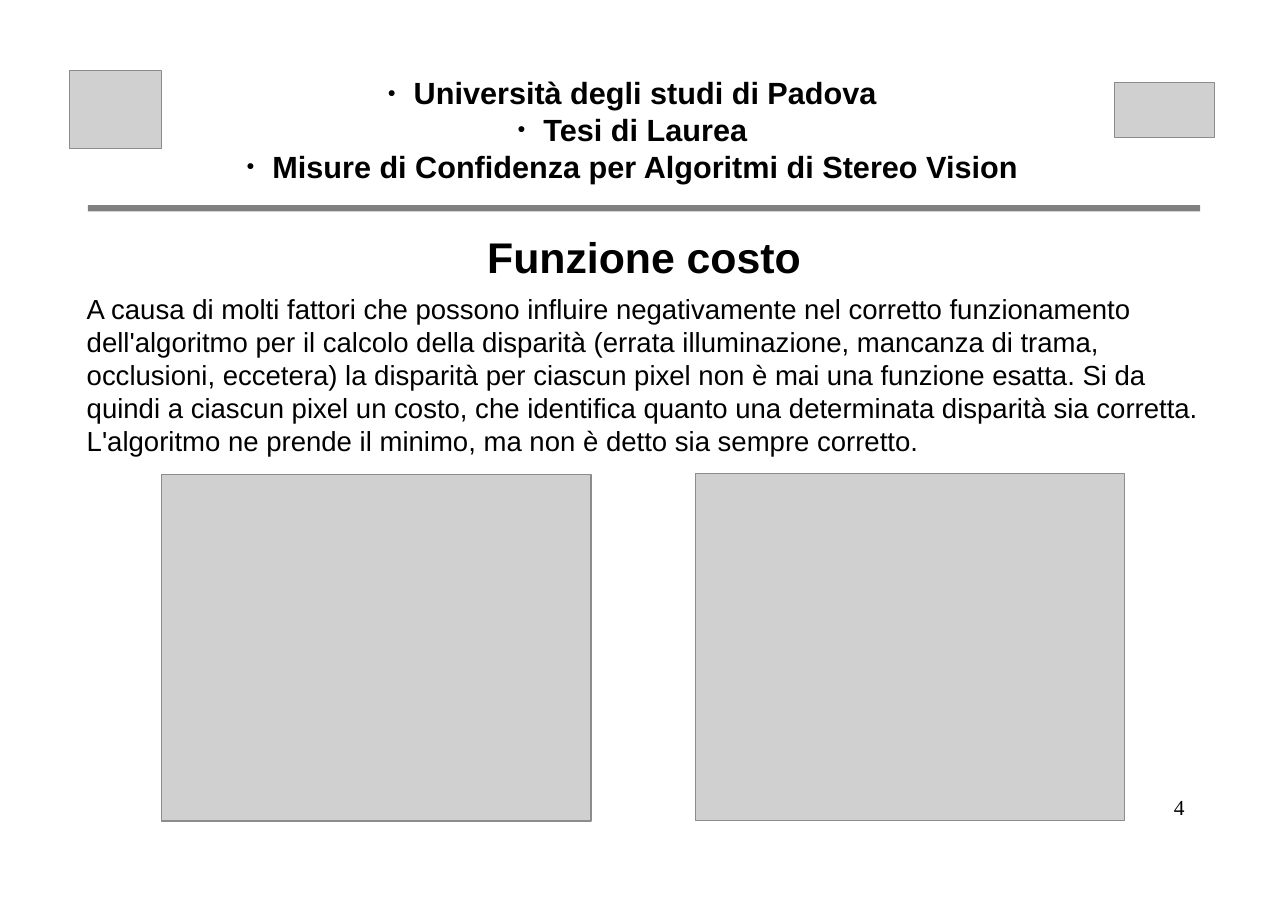
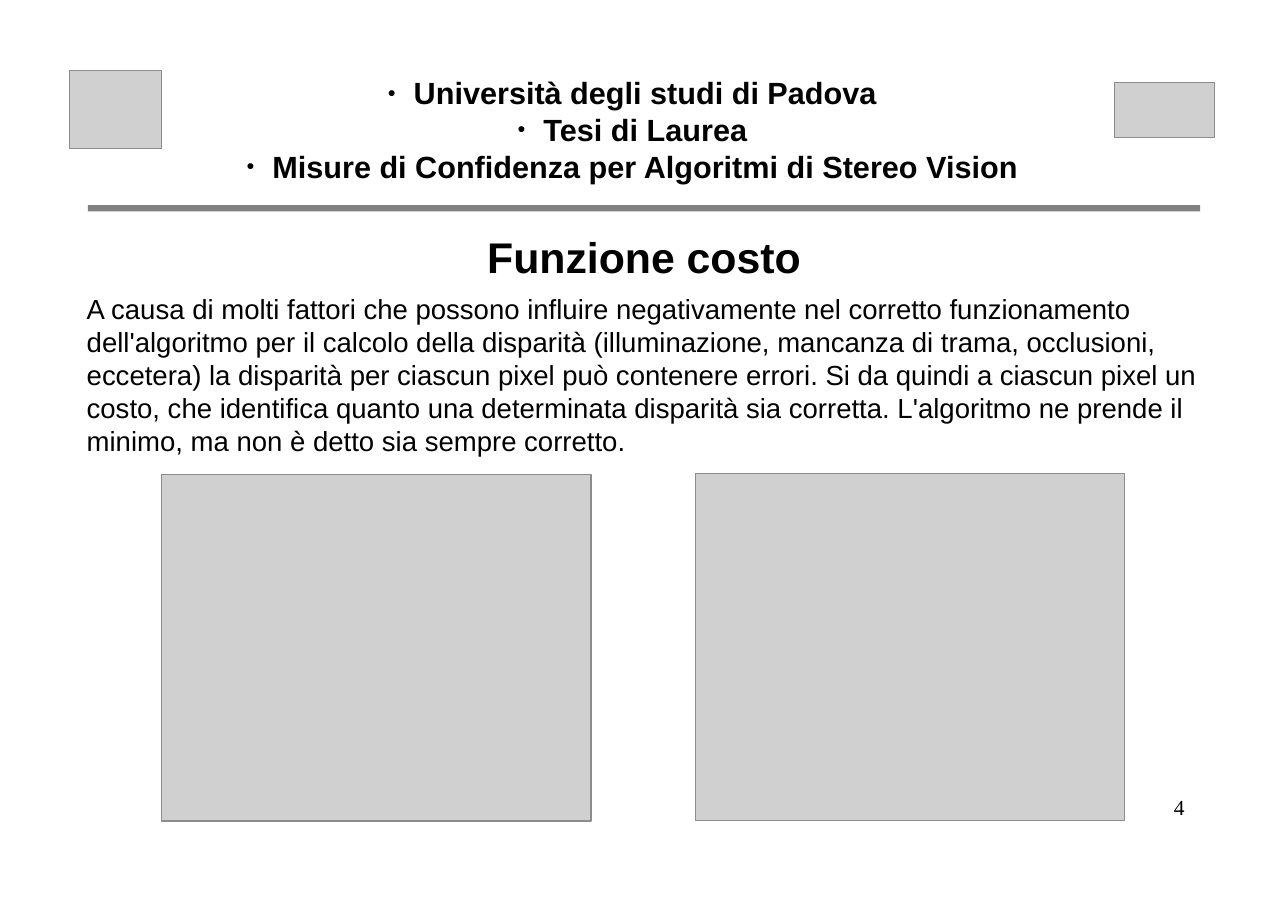
Before and after one commit to nicoladallago/Thesis, a slide deck: slide 4 of altro/presentazione.odp. Drawn at 1288x911 pixels with LibreOffice and Linux fonts; fonts in the diff are those of the drawing; grey boxes stand for pictures. Boxes give left, top, right and bottom in pixels: in the first picture for what was removed or moved away, otherwise in the second. Text is boxed around its words. In the diff, an @@ line names an element or a change of style, - is before the commit and + after.

```diff
--- a/altro/presentazione.odp
+++ b/altro/presentazione.odp
@@ text at bbox=[87, 299, 1196, 457]: text changed @@
-A causa di molti fattori che possono influire negativamente nel corretto funzionamento dell'algoritmo per il calcolo della disparità (errata illuminazione, mancanza di trama, occlusioni, eccetera) la disparità per ciascun pixel non è mai una funzione esatta. Si da quindi a ciascun pixel un costo, che identifica quanto una determinata disparità sia corretta. L'algoritmo ne prende il minimo, ma non è detto sia sempre corretto.
+A causa di molti fattori che possono influire negativamente nel corretto funzionamento dell'algoritmo per il calcolo della disparità (illuminazione, mancanza di trama, occlusioni, eccetera) la disparità per ciascun pixel può contenere errori. Si da quindi a ciascun pixel un costo, che identifica quanto una determinata disparità sia corretta. L'algoritmo ne prende il minimo, ma non è detto sia sempre corretto.
```
Also in this commit, not shown: 5 other slides changed, 1 other file.
